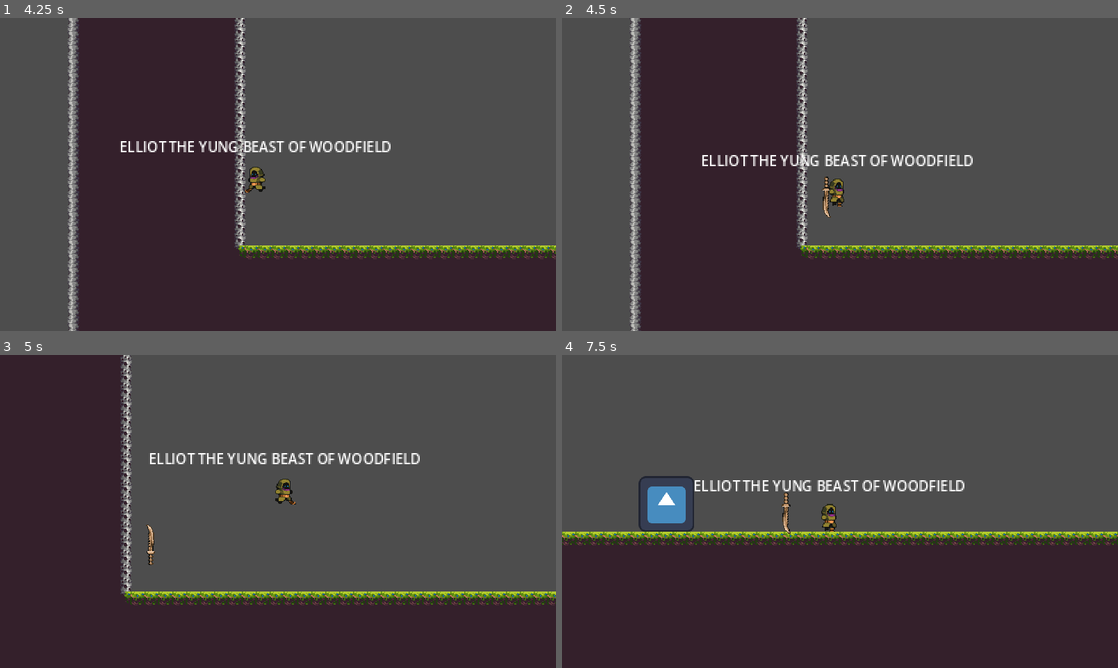
Above: before the commit, frames 1-4 (two rows, left to right).
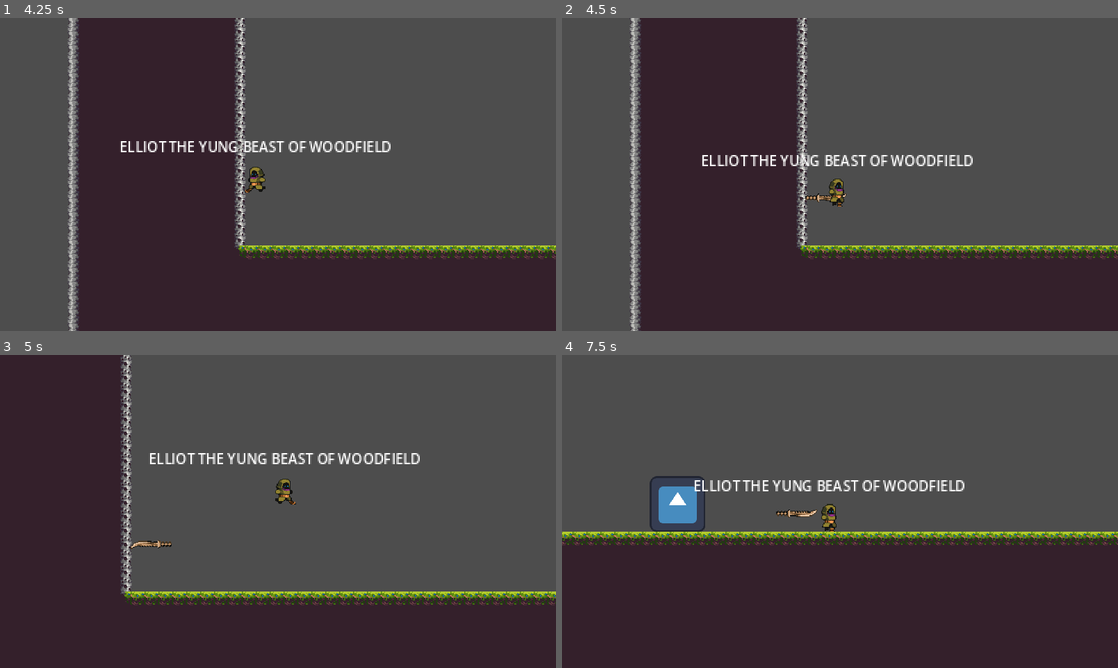
Above: after the commit, the same moments.

Repository: humding3r/BodyBlade
Game: Godot game, scene res://Levels/level_1.tscn
Same seed, same stepped clock (60 frames per second), same inputs: the game is played once before the commit and once after it. This scene is started directly instead of the project's main scene. The engine's default icon, where the game draws it, is replaced by a stand-in: a white triangle on a blue panel in a dark square.
Inputs (mouse positions are in pixels of both pictures, inside the frame that each line leads up to):
- Up to frame 1 (4.25 s): tap Enter at 0.5 s; move the mouse to (250, 237) at 0.52 s; press the mouse at (250, 237) at 0.53 s; hold D (move_right) 0.53-2.03 s; tap Space (jump) at 0.77, 1.52, 3.02, 3.77 s; move the mouse to (444, 221) at 1.27 s; release the mouse at (444, 221) at 1.28 s; right-click (444, 221) at 1.35 s; move the mouse to (111, 127) at 2.02 s; press the mouse at (111, 127) at 2.03 s; hold A (move_left) from 2.03 s (still down); move the mouse to (305, 174) at 2.77 s; release the mouse at (305, 174) at 2.78 s; right-click (305, 174) at 2.85 s; move the mouse to (194, 96) at 3.52 s; press the mouse at (194, 96) at 3.53 s
- Up to frame 2 (4.5 s): move the mouse to (962, 158) at 4.27 s; release A (move_left) at 4.28 s; release the mouse at (962, 158) at 4.28 s; hold D (move_right) from 4.28 s (still down); right-click (962, 158) at 4.35 s
- Up to frame 3 (5 s): keep holding D (move_right); tap Space (jump) at 4.52 s
- Up to frame 4 (7.5 s): keep holding D (move_right); move the mouse to (728, 527) at 5.02 s; press the mouse at (728, 527) at 5.03 s; move the mouse to (895, 442) at 5.77 s; release the mouse at (895, 442) at 5.78 s; right-click (895, 442) at 5.85 s; tap Space (jump) at 6.02, 6.77 s; move the mouse to (812, 574) at 6.52 s; press the mouse at (812, 574) at 6.53 s; move the mouse to (1006, 558) at 7.27 s; release the mouse at (1006, 558) at 7.28 s; right-click (1006, 558) at 7.35 s

Frame 1 is identical in both runs. In frame 2, 0.2% of the frame differs, in the area x 43-52%, y 50-64%; in frame 3, 0.2%; in frame 4, 3.8%, in the area x 0-100%, y 38-61%.

Commit message:
Properly connect update_impact_direction signal

Diff:
--- a/Sword/State/sword_state_throw.gd
+++ b/Sword/State/sword_state_throw.gd
@@ -31,21 +31,21 @@
 	var collision_info = object.move_and_collide(Vector2.ZERO)
 	if collision_info:
 		times_bounced += 1
-		var impact_angle : int
+		var impact_direction : int
 		if (collision_info.get_angle() > 0) and (collision_info.get_angle() < PI / 4):
-			impact_angle = 0
+			impact_direction = 0
 		if (collision_info.get_angle() >= PI / 4) and (collision_info.get_angle() < (3 * PI) / 4):
 			if object.linear_velocity.x >= 0:
-				impact_angle = 1
+				impact_direction = 1
 			else:
-				impact_angle = 3
+				impact_direction = 3
 		if (collision_info.get_angle() >= (3 * PI) / 4):
-			impact_angle = 2
-		if check_stick(impact_angle, times_bounced):
+			impact_direction = 2
+		if check_stick(impact_direction, times_bounced):
 			times_bounced = 0
-			update_impact_direction.emit(impact_angle)
+			update_impact_direction.emit(impact_direction)
 			change_state("stuck")
-			#stick(collision_info, impact_angle)
+			#stick(collision_info, impact_direction)
 		else:
 			object.linear_velocity = object.linear_velocity.bounce(collision_info.get_normal())
 			object.linear_velocity *= BOUNCE_SCALE
@@ -54,14 +54,14 @@
 	if Input.is_action_pressed("attack"):
 		change_state("return")
 
-func check_stick(impact_angle : int, count : int):
+func check_stick(impact_direction : int, count : int):
 	if Input.is_action_pressed("attack"): return false
 	if count == 3:
 		return true
 	if abs(object.linear_velocity.x) > 600:
-		if impact_angle == 1 or impact_angle == 3:
+		if impact_direction == 1 or impact_direction == 3:
 			return true
 	if abs(object.linear_velocity.y) > 600:
-		if impact_angle == 0 or impact_angle == 2:
+		if impact_direction == 0 or impact_direction == 2:
 			return true
 	return false
--- a/Sword/sword.gd
+++ b/Sword/sword.gd
@@ -1,7 +1,5 @@
 extends Node2D
 
-@export var throw_speed = 500
-@export var return_speed = 100
 @export var damage_value = 2
 @export var knockback_factor : int = 2
 
--- a/Sword/sword.tscn
+++ b/Sword/sword.tscn
@@ -258,3 +258,5 @@
 libraries = {
 "": SubResource("AnimationLibrary_5i0pb")
 }
+
+[connection signal="update_impact_direction" from="StateMachine/Throw" to="StateMachine/Stuck" method="_on_throw_update_impact_direction"]
